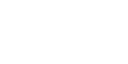
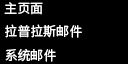
Before/after of a 128 × 64 layered artwork. What changed in the layer stack:
added layer "图层 1" over [0, 0, 128, 64]
